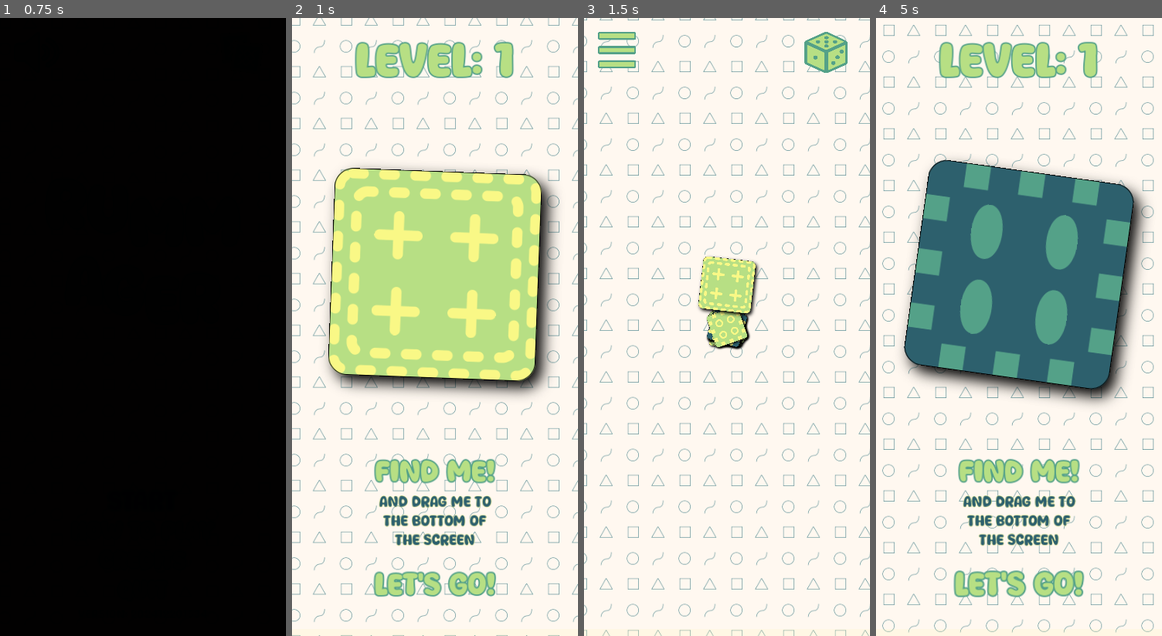
Above: before the commit, frames 1-4 (left to right).
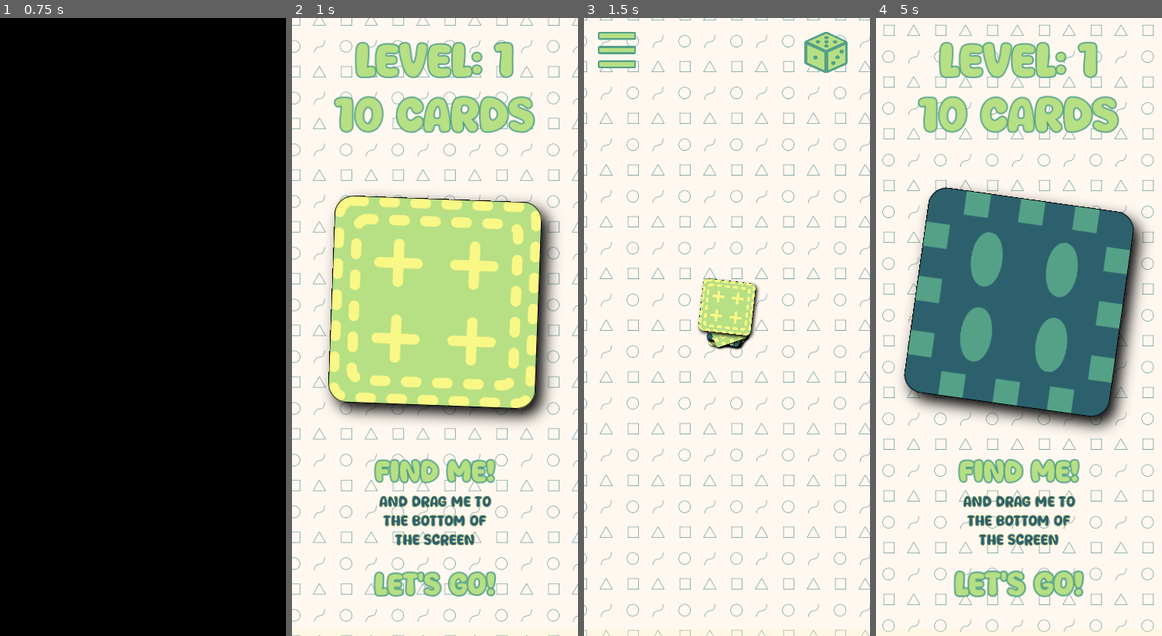
Above: after the commit, the same moments.

Repository: magopian/rummager
Game: Godot game, scene res://start_menu.tscn
Two runs of this game, one before a commit and one after it. Both use one fixed random seed, a clock stepped at 60 frames per second and the inputs below. Sound files missing from this copy of the repository are replaced by a short silence.
Inputs (mouse positions are in pixels of both pictures, inside the frame that each line leads up to):
- Up to frame 1 (0.75 s): click "START" at 0.5 s
- Up to frame 2 (1 s): no input
- Up to frame 3 (1.5 s): click "Let's go!" at 1.25 s
- Up to frame 4 (5 s): click (1119, 55) at 2 s; click (1124, 61) at 2.75 s; click (1124, 61) at 3.5 s; move the mouse to (1019, 327) at 4.27 s; click (1019, 327) at 4.42 s

Frame 1 is identical in both runs. In frame 2, 19% of the frame differs, in the area x 11-93%, y 12-66%; in frame 3, 1.8%; in frame 4, 24%, in the area x 8-96%, y 12-68%.

Commit message:
Display the number of cards together with the level

Diff:
--- a/level_label.gd
+++ b/level_label.gd
@@ -2,4 +2,4 @@
 
 
 func _process(_delta: float) -> void:
-	text = "Level: " + str(Global.level)
+	text = "Level: " + str(Global.level) + "\n" + str(Global.level * 10) + " cards"
--- a/you_lose.tscn
+++ b/you_lose.tscn
@@ -46,7 +46,7 @@
 theme_override_colors/font_color = Color(0.513726, 0.156863, 0, 1)
 theme_override_colors/font_outline_color = Color(0.945098, 0.945098, 0.901961, 1)
 theme_override_constants/outline_size = 8
-theme_override_font_sizes/font_size = 64
+theme_override_font_sizes/font_size = 40
 
 [node name="Control" type="Control" parent="MarginContainer/VBoxContainer"]
 layout_mode = 2
